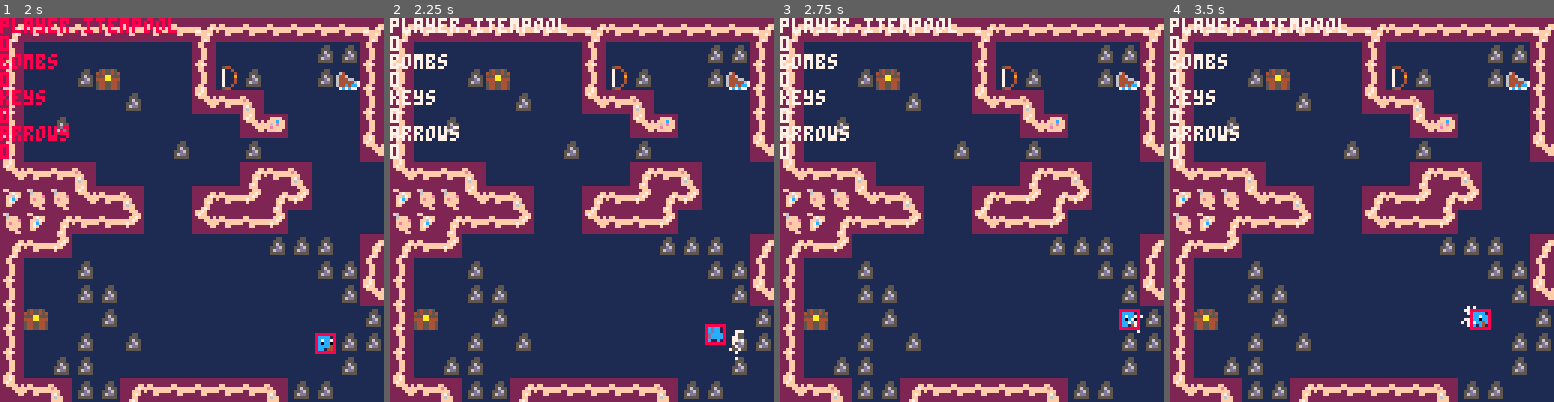
Above: before the commit, frames 1-4 (left to right).
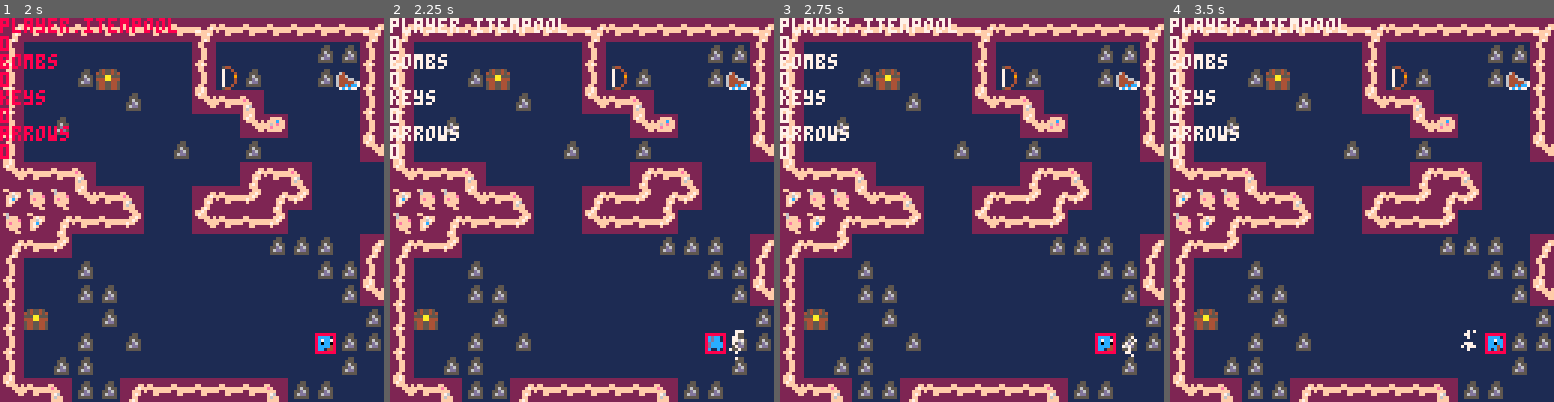
Above: after the commit, the same moments.

Repository: s-france/pico8GameS
Game: PICO-8 cartridge squid.p8
Two runs of this game, one before a commit and one after it. Both use one fixed random seed, a clock stepped at 60 frames per second and the inputs below.
Inputs:
- Up to frame 1 (2 s): tap X (X key) at 0.33, 1.07, 1.85 s; tap O (Z key) at 0.7, 1.7 s; hold Right from 1.6 s (still down)
- Up to frame 2 (2.25 s): release Right at 2.1 s; tap O (Z key) at 2.1 s; hold Up from 2.15 s (still down)
- Up to frame 3 (2.75 s): release Up at 2.42 s; hold Right from 2.47 s (still down); tap O (Z key) at 2.5 s
- Up to frame 4 (3.5 s): tap O (Z key) at 2.9, 3.3 s; tap X (X key) at 2.97 s; release Right at 3.03 s; hold Left from 3.08 s (still down)

Frame 1 is identical in both runs. In frame 2, 0.3% of the frame differs, in the area x 82-88%, y 79-88%; in frame 3, 0.6%; in frame 4, 0.7%, in the area x 75-88%, y 75-88%.

Commit message:
Update squid.p8

Diff:
--- a/squid.p8
+++ b/squid.p8
@@ -121,6 +121,8 @@
 	player.y =104
 	player.dx =0
 	player.dy =0
+	player.xx = 104
+	player.yy = 104
 	player.mapposx = 0
 	player.mapposy = 0
  player.sprite = 2
@@ -163,31 +165,57 @@
 	// player change in distance
 	player.dx = 0
 	player.dy = 0
-
+--[[
 	// new movement calculations
 	// to make diags smooth
-	--[[
+
 	if (btn(0) or btn(1) or btn(2) or btn(3)) then
 		if (btn(0) and not mapcollisions(player.hb).l and not btn(2) and not btn(3)) then
-		 player.dx = -1
+		 player.dx = -1.5
 			player.x += player.dx
+			player.xx = player.x
 		elseif (btn(1) and not mapcollisions(player.hb).r and not btn(2) and not btn(3)) then
-			player.dx = 1
+			player.dx = 1.5
 			player.x += player.dx
+			player.xx = player.x
 	 elseif (btn(2) and not mapcollisions(player.hb).t and not btn(0) and not btn(1)) then
-			player.dy = -1
+			player.dy = -1.5
 			player.y += player.dy
+			player.yy = player.y
 		elseif (btn(3) and not mapcollisions(player.hb).b and not btn(0) and not btn(1)) then
-			player.dy = 1
+			player.dy = 1.5
 			player.y += player.dy
+			player.yy = player.y
 		elseif (btn(0) and btn(2) and not ( mapcollisions(player.hb).l or mapcollisions(player.hb).t)) then
-			player.dx,player.dy = -.707,-.707
+			player.dx,player.dy = -1,-1
+			local xold, yold = player.x,player.y
+			local xf, xb, yf, yb
 			player.x += player.dx
 			player.y += player.dy
-		end
-	end
-	--]]
-
+
+			if flr(player.x) ~= flr(xold) then
+				xf = true
+				xb = xold
+			end
+			if flr(player.y) ~= flr(yold) then
+				yf = true
+				yb = yold
+			end
+
+			if (xf and yf) then
+				xx = player.x
+				yy = player.y
+				xf = false
+				yf = false
+			elseif (xf)	then
+				xx = xb
+			elseif (yf) then
+				yy = yb
+			end
+		end
+	end
+--]]
+	--[[
 	// runs check on left movement
 	// here, if the collisons and
 	// btn press are both true,
@@ -223,7 +251,7 @@
 		player.dy = 1
 		player.y += player.dy
 	end
-
+	--]]
 end
 
 // update player
@@ -312,7 +340,7 @@
 	end
 	palt(0, false)
 	palt(1, true)
-	spr(player.sprite, player.x%128, player.y%128)
+	spr(player.sprite, player.xx%128, player.yy%128)
 	pal()
 end
 
